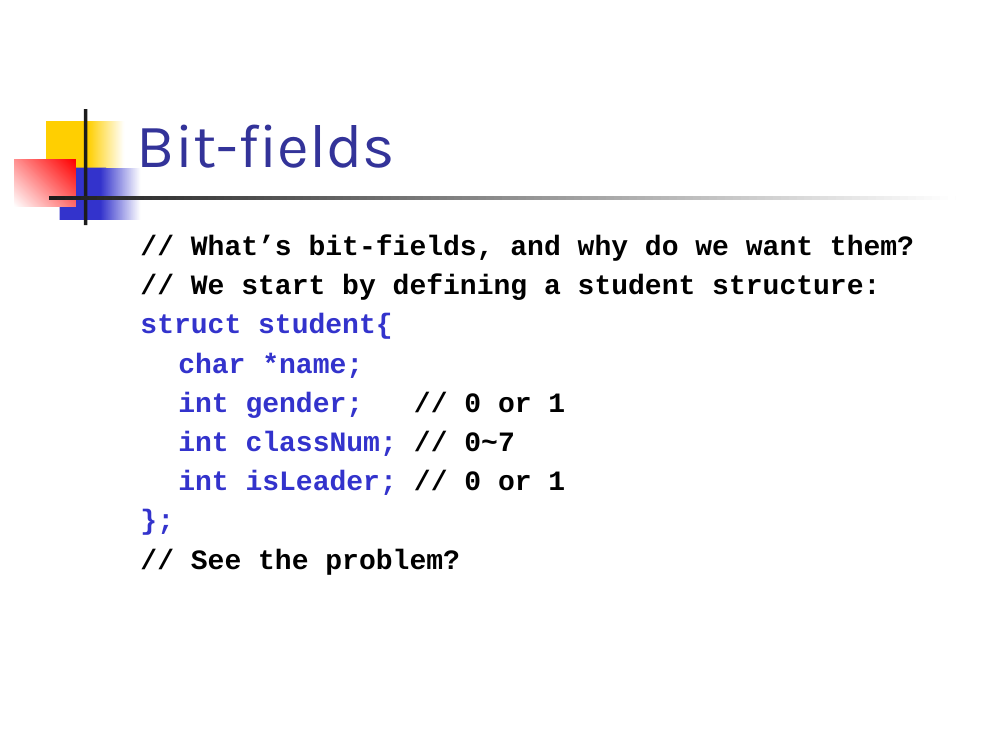
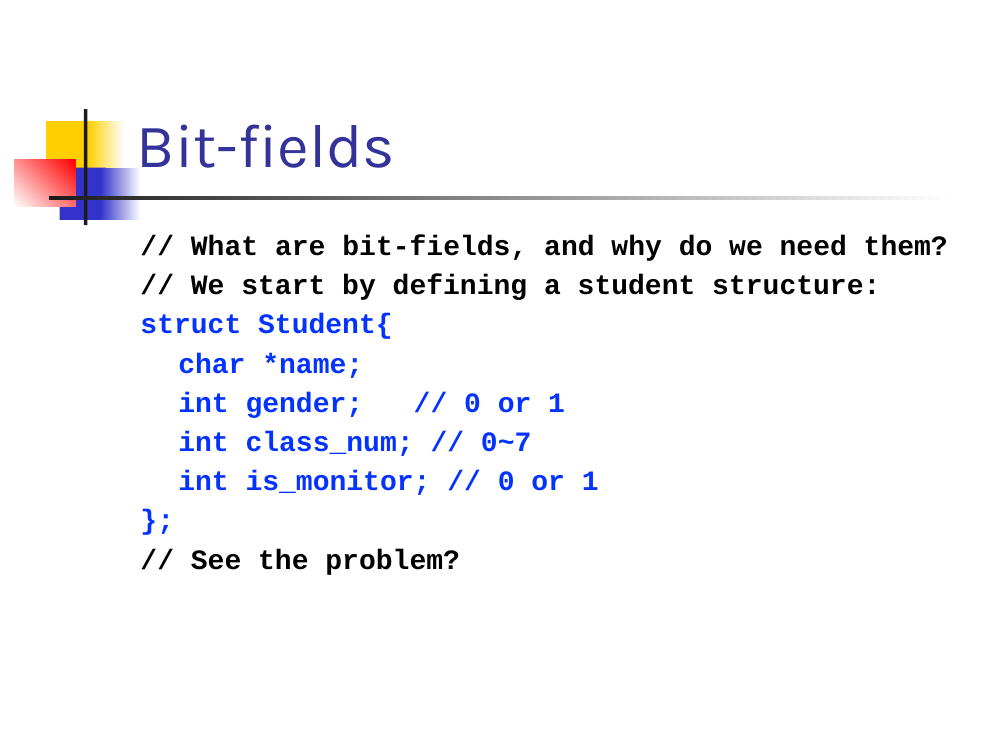
Before and after one commit to csslab-ustc/csslab-ustc.github.io, a slide deck: slide 45 of courses/sysprog/slides/lec07-struct.pptx. Drawn at 1008x756 pixels with LibreOffice and Linux fonts; fonts in the diff are those of the drawing. Boxes give left, top, right and bottom in pixels: in the first picture for what was removed or moved away, otherwise in the second. Text is boxed around its words. In the diff, an @@ line names an element or a change of style, - is before the commit and + after.

```diff
--- a/courses/sysprog/slides/lec07-struct.pptx
+++ b/courses/sysprog/slides/lec07-struct.pptx
@@ text at (191, 235, 948, 261): text changed @@
-// What’s bit-fields, and why do we want them?
+// What are bit-fields, and why do we need them?
@@ text at (140, 314, 393, 339): text changed; text colour #3333CC to #0432FF @@
-struct student{
+struct Student{
@@ text at (178, 353, 565, 418): text colour #3333CC to #0432FF in "char *name;", "int gender;", "};"; text colour #000000 to #0432FF in "// 0 or 1" @@
@@ text at (178, 431, 599, 495): text changed; text colour #3333CC to #0432FF @@
-int classNum; // 0~7
-int isLeader; // 0 or 1
+int class_num; // 0~7
+int is_monitor; // 0 or 1
```
Also in this commit, not shown: 41 other slides changed, 6 other files.
